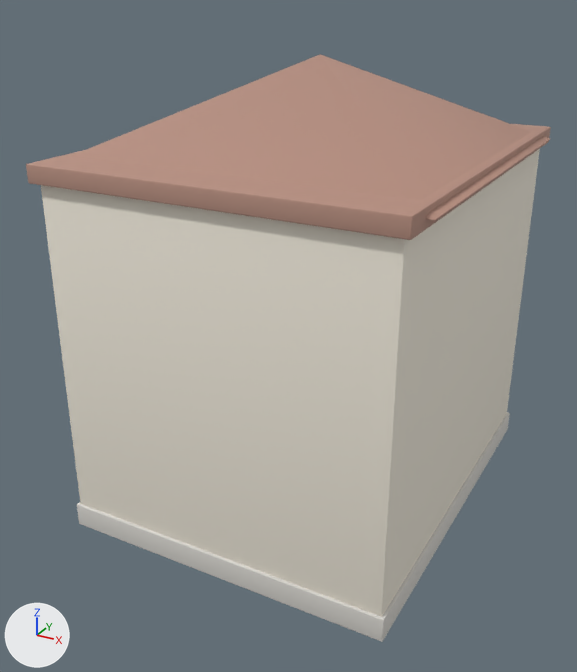
An edit to the glTF model models/th7_reihenhaus_modul.glb, drawn before and after from the same camera.
One viewpoint serves both versions: a 50 mm camera at (6.29, -12.52, 9.2) aimed at (-0.35, -0.44, 3.16). The axes (+X, +Y, +Z) are drawn at lower left. The lights are the same throughout. The first picture is the older version. Vertices at exactly the same position are counted once.

Script lines for the objects in view, before the commit:
```python
me_cone = bpy.data.meshes.new('Cone')
me_cone.from_pydata(...)  # 17 vertices, 30 faces; spans x -4.59..4.59, y -4.59..4.59, z -0.8..0.8
me_cone.materials.append(mat_zeiledach)  # beige #b89081
me_cube = bpy.data.meshes.new('Cube')
me_cube.from_pydata(...)  # 96 vertices, 188 faces; spans x -3.05..3.05, y -3.65..3.65, z -0.22..0.22
me_cube.materials.append(mat_sockel)  # light grey #d7d4ce
me_cube_001 = bpy.data.meshes.new('Cube.001')
me_cube_001.from_pydata(...)  # 96 vertices, 188 faces; spans x -3.0..3.0, y -3.6..3.6, z -3.1..3.1
me_cube_001.materials.append(mat_zeilewand)  # white #f1ebdd
me_cube_002 = bpy.data.meshes.new('Cube.002')
me_cube_002.from_pydata(...)  # 96 vertices, 188 faces; spans x -3.12..3.12, y -3.72..3.72, z -0.15..0.15
me_cube_002.materials.append(mat_zeiledach)  # beige #b89081
ob_cone = bpy.data.objects.new('Cone', me_cone)
ob_cone.location = (0.0, 0.0, 7.35)
ob_cone.rotation_euler = (0.0, 0.0, 0.785)  # degrees (0, 0, 45)
ob_cube = bpy.data.objects.new('Cube', me_cube)
ob_cube.location = (0.0, 0.0, 0.22)
ob_cube_001 = bpy.data.objects.new('Cube.001', me_cube_001)
ob_cube_001.location = (0.0, 0.0, 3.3)
ob_cube_002 = bpy.data.objects.new('Cube.002', me_cube_002)
ob_cube_002.location = (0.0, 0.0, 6.55)
```
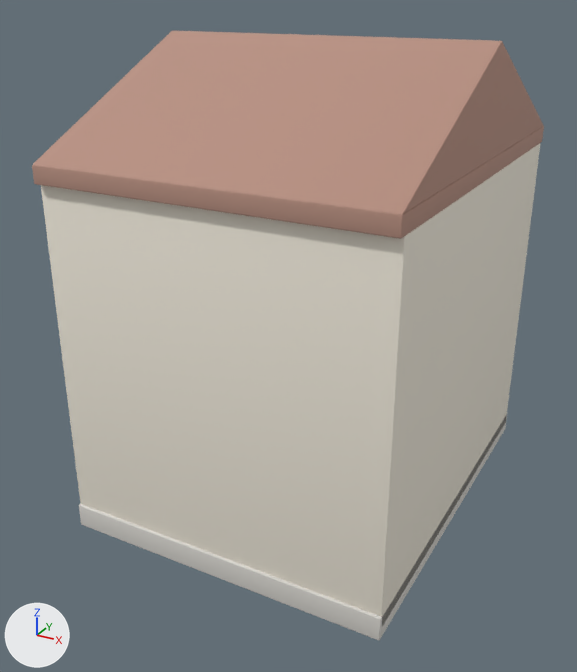
Pixel boxes (x1, y1, x2, y2) of what changed, in the pictures (577 x 672 px):
'Cone', reshaped, moved, turned
    before: (71, 54, 550, 220)
    after: (33, 31, 544, 214)
'Cube.002', rescaled
    before: (26, 124, 551, 240)
    after: (32, 126, 544, 239)
'Cube', rescaled
    before: (77, 412, 510, 642)
    after: (79, 414, 507, 640)

Patch to the scene script:
```diff
--- a/models/th7_reihenhaus_modul.glb.py
+++ b/models/th7_reihenhaus_modul.glb.py
@@ me_cube @@
 # used by ob_cube; location = (0.0, 0.0, 0.22)
-me_cube.from_pydata(...)  # 96 vertices, 188 faces; spans x -3.05..3.05, y -3.65..3.65, z -0.22..0.22
+me_cube.from_pydata(...)  # 96 vertices, 188 faces; spans x -3.0..3.0, y -3.65..3.65, z -0.22..0.22
+# me_cube part 1: the whole mesh is scaled about its middle by (0.984, 1, 1)
 me_cube.materials.append(mat_sockel)
@@ me_cube_002 @@
 # used by ob_cube_002; location = (0.0, 0.0, 6.55)
-me_cube_002.from_pydata(...)  # 96 vertices, 188 faces; spans x -3.12..3.12, y -3.72..3.72, z -0.15..0.15
+me_cube_002.from_pydata(...)  # 96 vertices, 188 faces; spans x -3.0..3.0, y -3.72..3.72, z -0.15..0.15
+# me_cube_002 part 2: the whole mesh is scaled about its middle by (0.96, 1, 1)
 me_cube_002.materials.append(mat_zeiledach)
@@ me_cone @@
 # used by ob_cone; location = (0.0, 0.0, 7.35); rotation_euler = (0.0, 0.0, 0.785), in degrees (0, 0, 45)
-me_cone.from_pydata(...)  # 17 vertices, 30 faces; spans x -4.59..4.59, y -4.59..4.59, z -0.8..0.8
+me_cone.from_pydata(...)  # 72 vertices, 140 faces; spans x -3.0..3.0, y -3.72..3.72, z 0.0..1.75
+# me_cone part 3: 17 vertices removed from x -4.59..4.59, y -4.59..4.59, z -0.8..0.8; 72 vertices added at x -3.0..3.0, y -3.72..3.72, z 0.0..1.75
 me_cone.materials.append(mat_zeiledach)
@@ ob_cone @@
 ob_cone = bpy.data.objects.new('Cone', me_cone)
-ob_cone.location = (0.0, 0.0, 7.35)
-ob_cone.rotation_euler = (0.0, 0.0, 0.785)  # degrees (0, 0, 45)
+ob_cone.location = (0.0, 0.0, 6.7)
```
